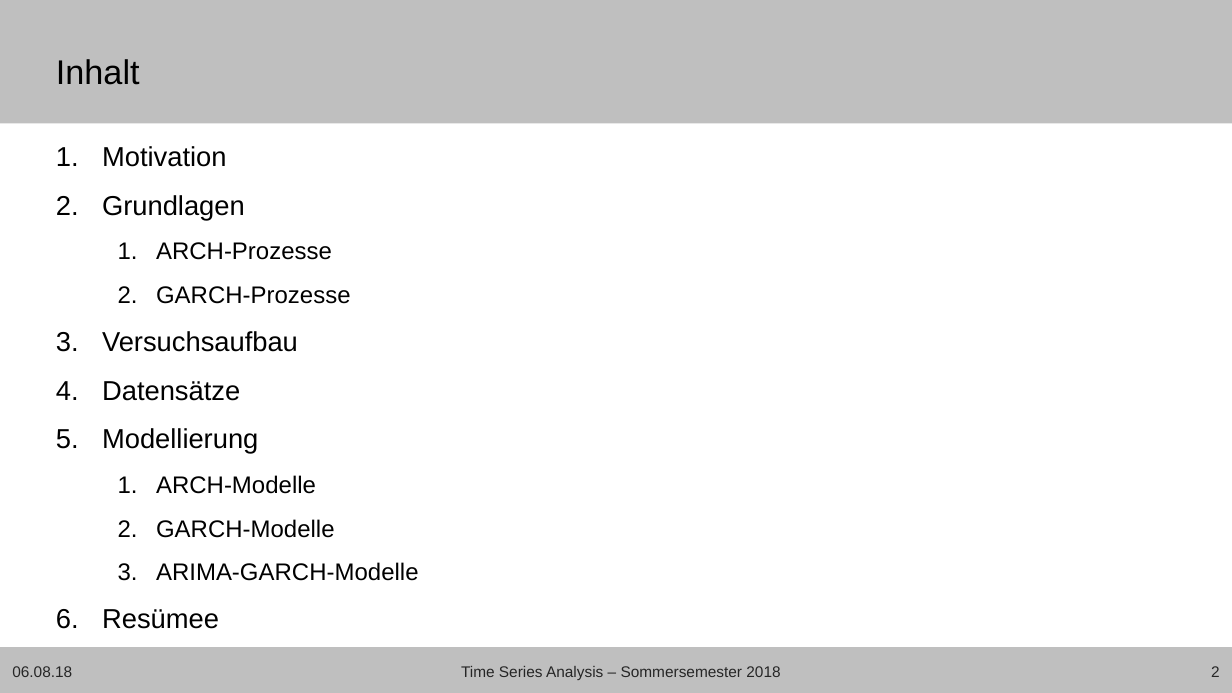
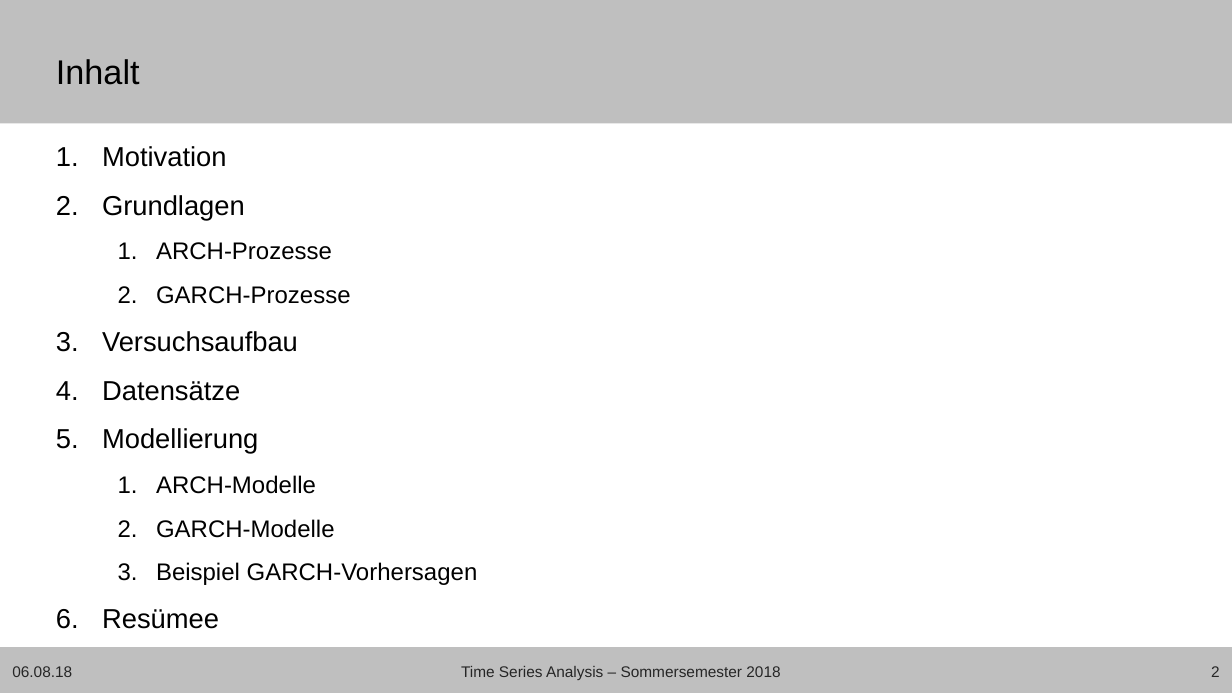
Before and after one commit to Janis90/time-series-anaysis, a slide deck: slide 2 of presentation/tsa_presentation_final.pptx. Drawn at 1232x693 pixels with LibreOffice and Linux fonts; fonts in the diff are those of the drawing; background and template pictures are left out. Boxes give left, top, right and bottom in pixels: in the first picture for what was removed or moved away, otherwise in the second. Text is boxed around its words. In the diff, an @@ line names an element or a change of style, - is before the commit and + after.

Commit message:
Fix word

```diff
--- a/presentation/tsa_presentation_final.pptx
+++ b/presentation/tsa_presentation_final.pptx
@@ text at (x1=156, y1=562, x2=478, y2=585): text changed @@
-  3. ARIMA-GARCH-Modelle
+  3. Beispiel GARCH-Vorhersagen
```
